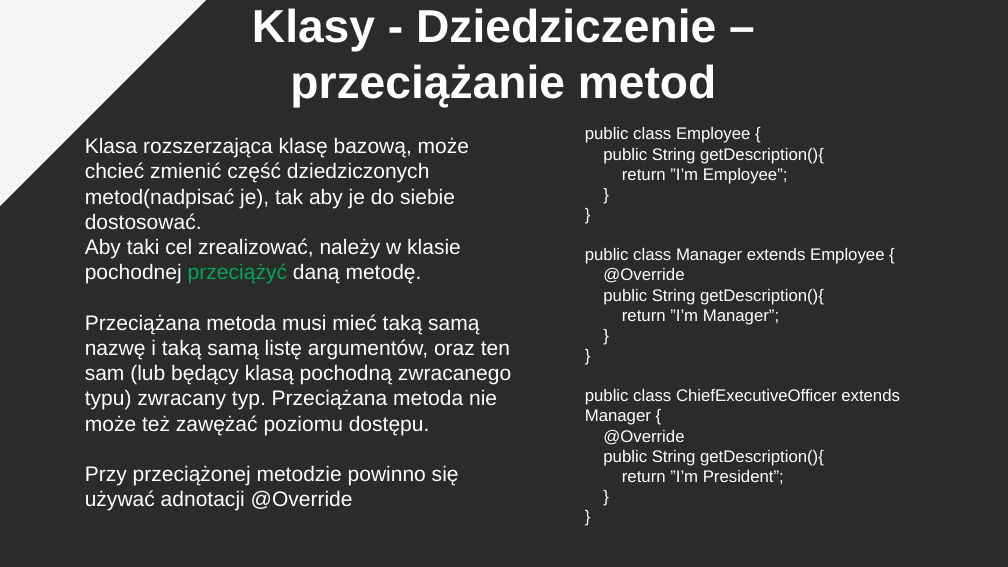
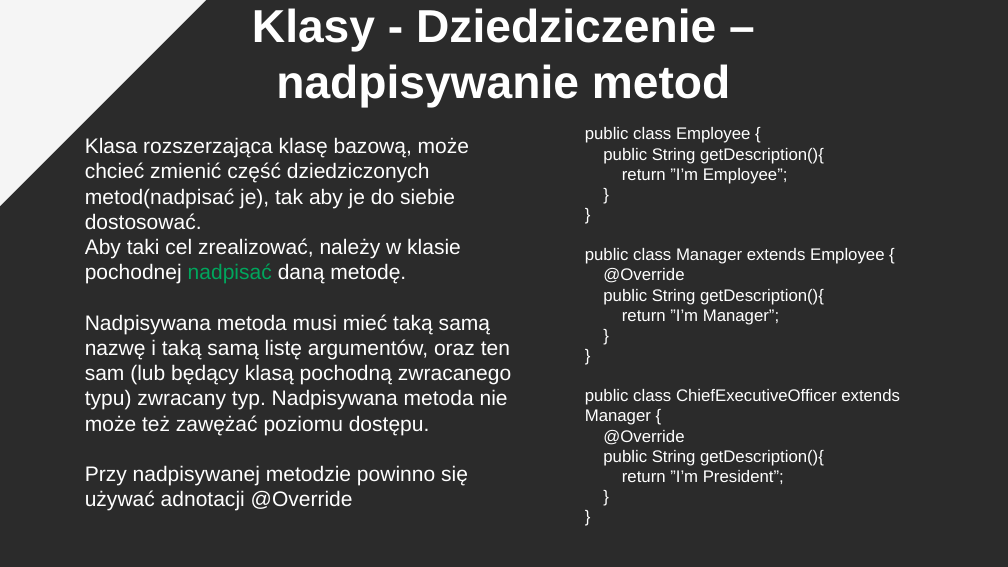
Before and after one commit to pkrajnik/WprowadzenieDoJava4Zajecia, a slide deck: slide 25 of WprowadzenieDoJezykaJAVA_v2_PiotrKrajnik.pptx. Drawn at 1008x567 pixels with LibreOffice and Linux fonts; fonts in the diff are those of the drawing; background and template pictures are left out; a plain dark background stands for a picture behind light text. Boxes give left, top, right and bottom in pixels: in the first picture for what was removed or moved away, otherwise in the second. Text is boxed around its words. In the diff, an @@ line names an element or a change of style, - is before the commit and + after.

Commit message:
Add files via upload
przeciąża -> nadpisuje

```diff
--- a/WprowadzenieDoJezykaJAVA_v2_PiotrKrajnik.pptx
+++ b/WprowadzenieDoJezykaJAVA_v2_PiotrKrajnik.pptx
@@ text at [252, 8, 730, 107]: text changed @@
-Klasy - Dziedziczenie – przeciążanie metod
+Klasy - Dziedziczenie – nadpisywanie metod
@@ text at [85, 238, 511, 511]: text changed @@
-Aby taki cel zrealizować, należy w klasie pochodnej przeciążyć daną metodę.
-Przeciążana metoda musi mieć taką samą nazwę i taką samą listę argumentów, oraz ten sam (lub będący klasą pochodną zwracanego typu) zwracany typ. Przeciążana metoda nie może też zawężać poziomu dostępu.
-Przy przeciążonej metodzie powinno się używać adnotacji @Override
+Aby taki cel zrealizować, należy w klasie pochodnej nadpisać daną metodę.
+Nadpisywana metoda musi mieć taką samą nazwę i taką samą listę argumentów, oraz ten sam (lub będący klasą pochodną zwracanego typu) zwracany typ. Nadpisywana metoda nie może też zawężać poziomu dostępu.
+Przy nadpisywanej metodzie powinno się używać adnotacji @Override
```
Also in this commit, not shown: 2 other slides changed.
